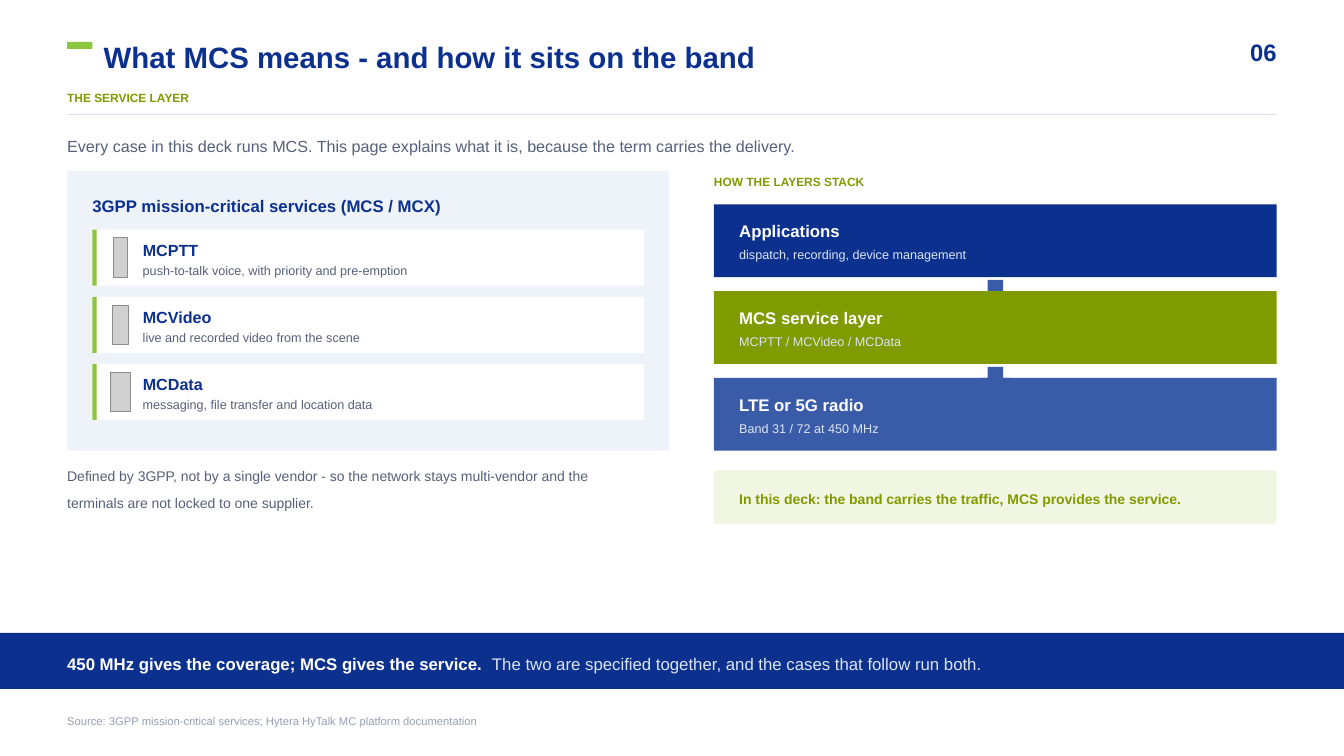
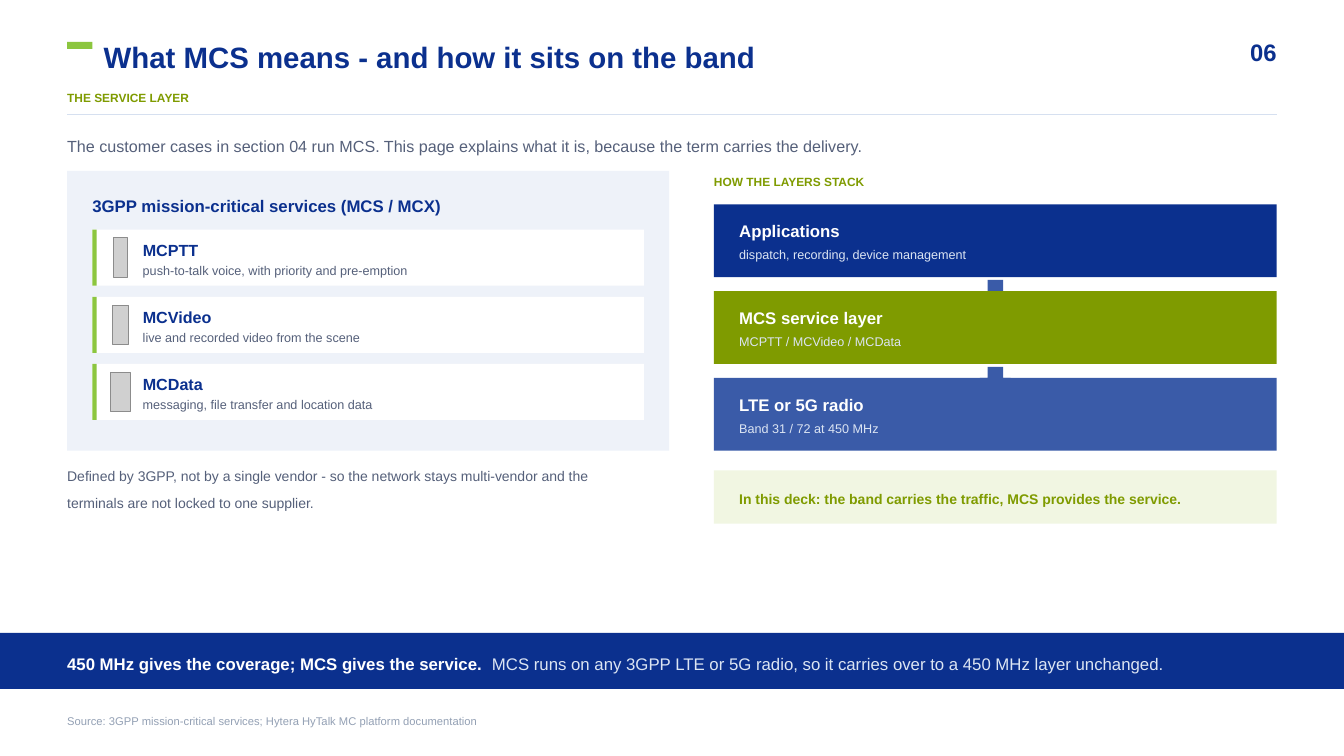
Before and after one commit to mearneste4-max/Philippines-450M, a slide deck: slide 6 of 01_交付物/菲律宾450M方案_v7.pptx. Drawn at 1344x756 pixels with LibreOffice and Linux fonts; fonts in the diff are those of the drawing; grey boxes stand for pictures. Boxes give left, top, right and bottom in pixels: in the first picture for what was removed or moved away, otherwise in the second. Text is boxed around its words. In the diff, an @@ line names an element or a change of style, - is before the commit and + after.

```diff
--- a/01_交付物/菲律宾450M方案_v7.pptx
+++ b/01_交付物/菲律宾450M方案_v7.pptx
@@ text at [67, 140, 862, 156]: text changed @@
-Every case in this deck runs MCS. This page explains what it is, because the term carries the delivery.
+The customer cases in section 04 run MCS. This page explains what it is, because the term carries the delivery.
@@ text at [67, 658, 1164, 674]: text changed @@
-450 MHz gives the coverage; MCS gives the service. The two are specified together, and the cases that follow run both.
+450 MHz gives the coverage; MCS gives the service. MCS runs on any 3GPP LTE or 5G radio, so it carries over to a 450 MHz layer unchanged.
```
Also in this commit, not shown: 14 other slides changed, 40 other files.
